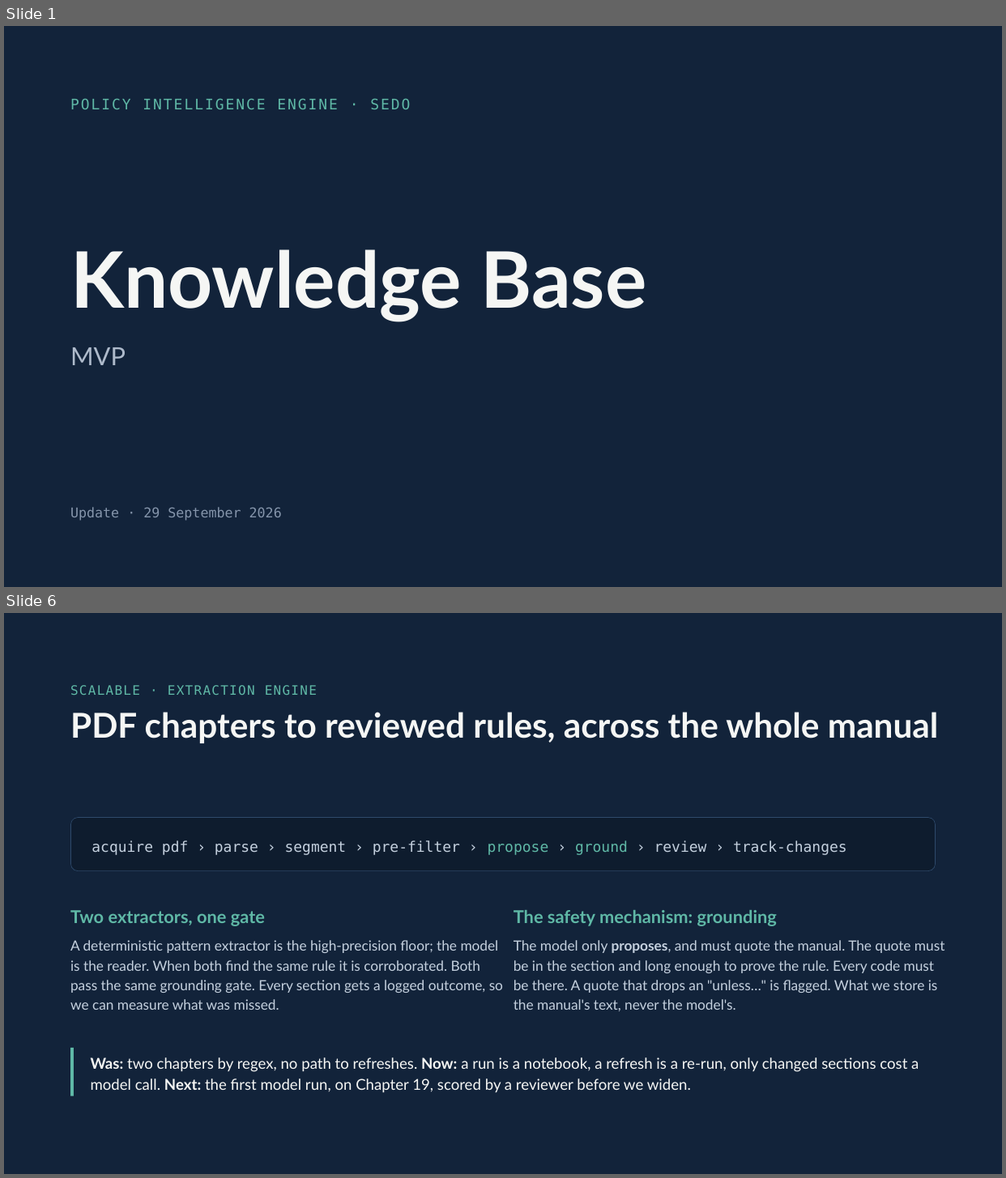
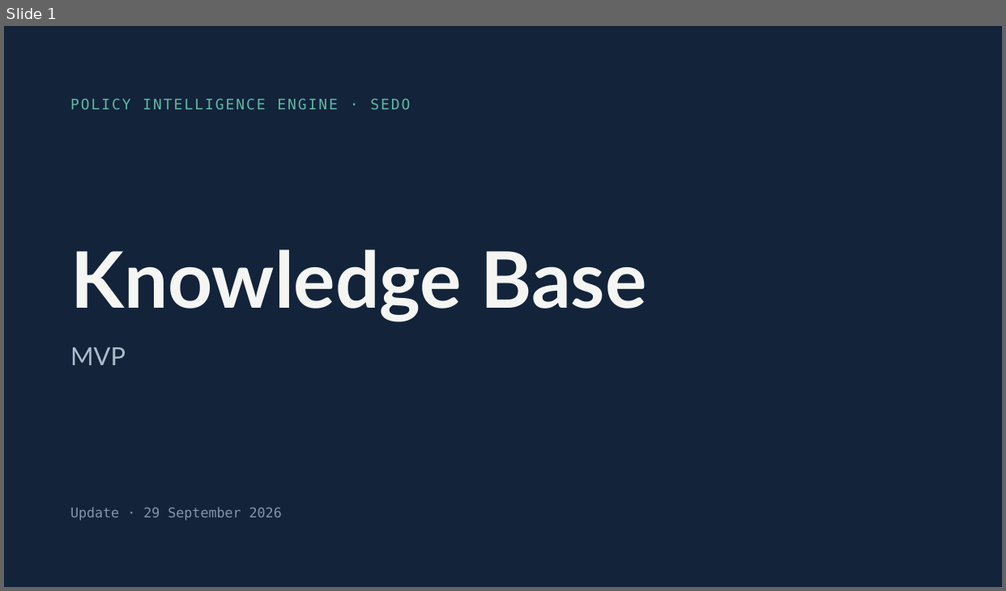
Before and after one commit to Sedozan/policy_intelligence, a slide deck: Knowledge Base MVP.pptx. Shown one above the other, each under a label of ours: slides 1 and 6 before the commit, slide 1 after it; the slides between them are not shown. The pictures are 1006x1178 and 1006x591 pixels, drawn with LibreOffice and Linux fonts; fonts in the diff are those of the drawing. Boxes give left, top, right and bottom in pixels: in the first picture for what was removed or moved away, otherwise in the second. Text is boxed around its words. In the diff, an @@ line names an element or a change of style, - is before the commit and + after.

```diff
--- a/Knowledge Base MVP.pptx
+++ b/Knowledge Base MVP.pptx
@@ slide 6 removed at [4, 613, 1002, 1174], background #12233A @@
@@ text removed at [70, 685, 317, 695] @@
-SCALABLE · EXTRACTION ENGINE
@@ text removed at [70, 712, 939, 743] @@
-PDF chapters to reviewed rules, across the whole manual
@@ rounded rectangle removed at [70, 817, 936, 871] @@
@@ text removed at [91, 841, 847, 855] @@
-acquire pdf › parse › segment › pre-filter › propose › ground › review › track-changes
@@ text removed at [70, 910, 265, 926] @@
-Two extractors, one gate
@@ text removed at [513, 910, 777, 926] @@
-The safety mechanism: grounding
@@ text removed at [70, 940, 503, 1010] @@
-A deterministic pattern extractor is the high-precision floor; the model is the reader. When both find the same rule it is corroborated. Both pass the same grounding gate. Every section gets a logged outcome, so we can measure what was missed.
@@ text removed at [513, 940, 944, 1012] @@
-The model only proposes, and must quote the manual. The quote must be in the section and long enough to prove the rule. Every code must be there. A quote that drops an "unless…" is flagged. What we store is the manual's text, never the model's.
@@ line removed from (72, 1048) to (72, 1097) @@
@@ text removed at [91, 1058, 918, 1093] @@
-Was: two chapters by regex, no path to refreshes. Now: a run is a notebook, a refresh is a re-run, only changed sections cost a model call. Next: the first model run, on Chapter 19, scored by a reviewer before we widen.
```
Also in this commit, not shown: 3 slides changed, 5 slides added, 6 other slides removed.
